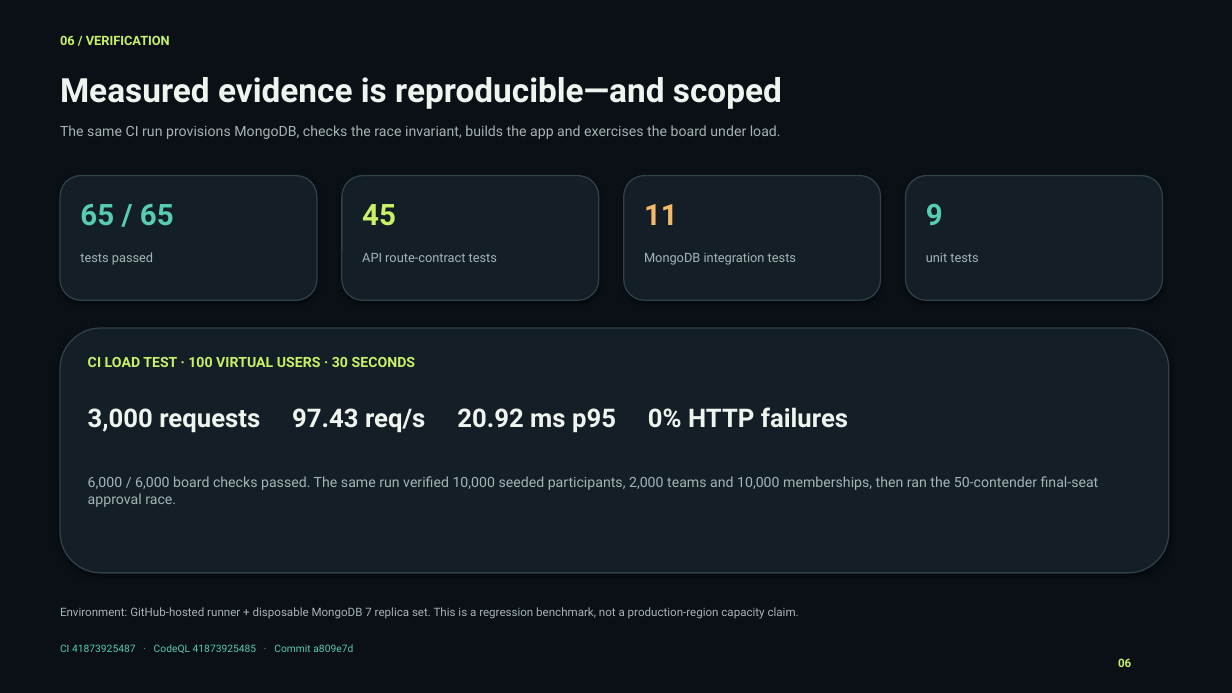
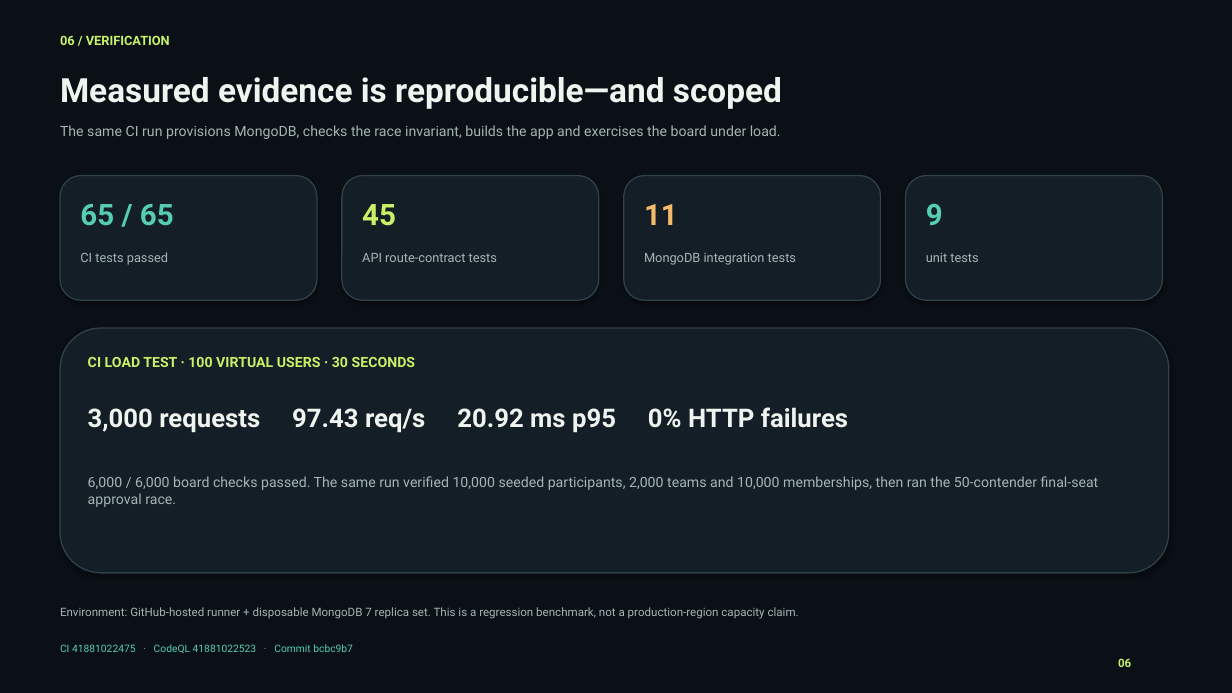
Before and after one commit to PSP-YN/Race-proof-team-formation, a slide deck: slide 6 of demo/files/CrewForge-PS1-Submission-Deck.pptx. Drawn at 1232x693 pixels with LibreOffice and Linux fonts; fonts in the diff are those of the drawing. Boxes give left, top, right and bottom in pixels: in the first picture for what was removed or moved away, otherwise in the second. Text is boxed around its words. In the diff, an @@ line names an element or a change of style, - is before the commit and + after.

```diff
--- a/demo/files/CrewForge-PS1-Submission-Deck.pptx
+++ b/demo/files/CrewForge-PS1-Submission-Deck.pptx
@@ text at (x1=80, y1=252, x2=168, y2=265): text changed @@
-tests passed
+CI tests passed
@@ text at (x1=60, y1=644, x2=353, y2=653): text changed @@
-CI 41873925487 · CodeQL 41873925485 · Commit a809e7d
+CI 41881022475 · CodeQL 41881022523 · Commit bcbc9b7
```
Also in this commit, not shown: 2 other slides changed, 2 other files.
